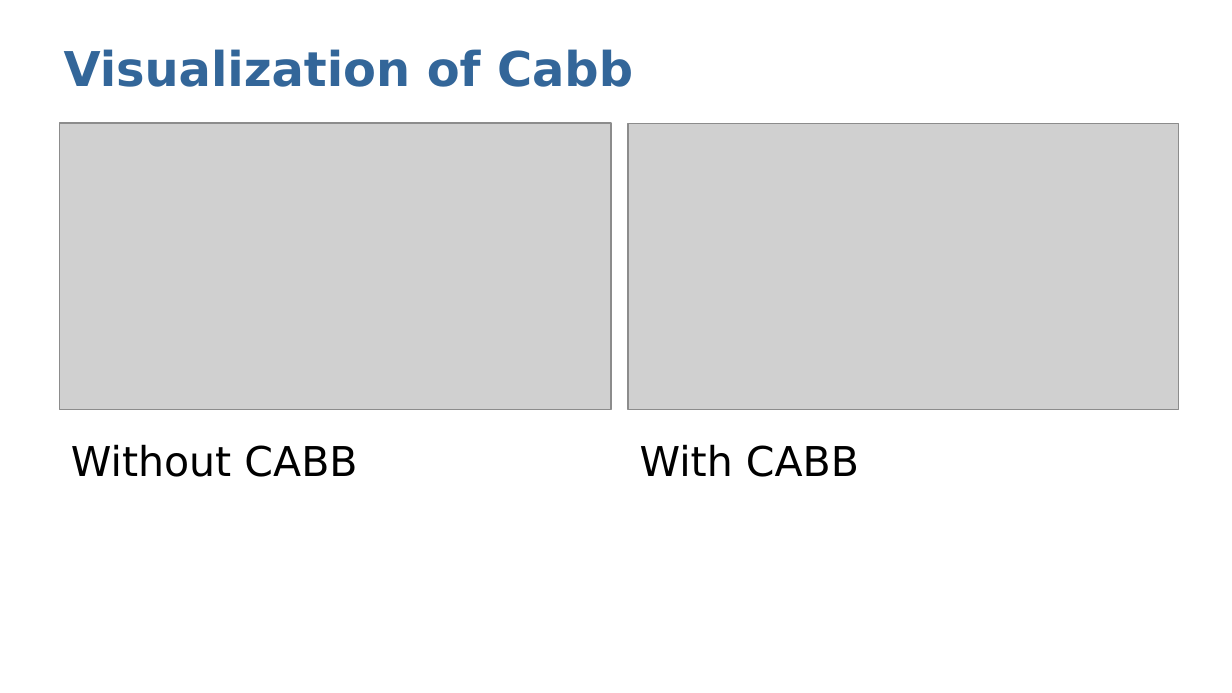
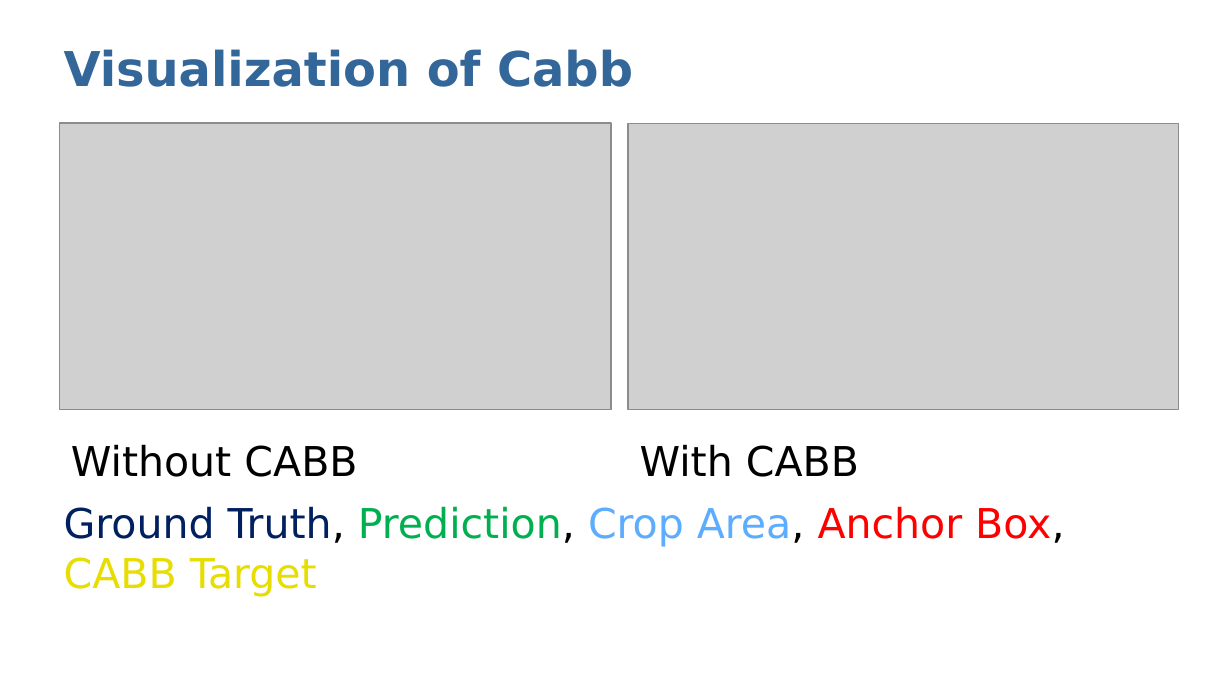
Before and after one commit to Dystron/Forked_EfficientPS, a slide deck: slide 6 of Crop-Aware Panoptic Segmentation.pptx. Drawn at 1232x693 pixels with LibreOffice and Linux fonts; fonts in the diff are those of the drawing; grey boxes stand for pictures. Boxes give left, top, right and bottom in pixels: in the first picture for what was removed or moved away, otherwise in the second. Text is boxed around its words. In the diff, an @@ line names an element or a change of style, - is before the commit and + after.

```diff
--- a/Crop-Aware Panoptic Segmentation.pptx
+++ b/Crop-Aware Panoptic Segmentation.pptx
@@ text added at bbox=[64, 506, 1064, 597], 24 pt, text #002060 @@
+Ground Truth, Prediction, Crop Area, Anchor Box, CABB Target
```
Also in this commit, not shown: 1 other slide changed, 2 slides added, 1 slide removed, 2 other files.
